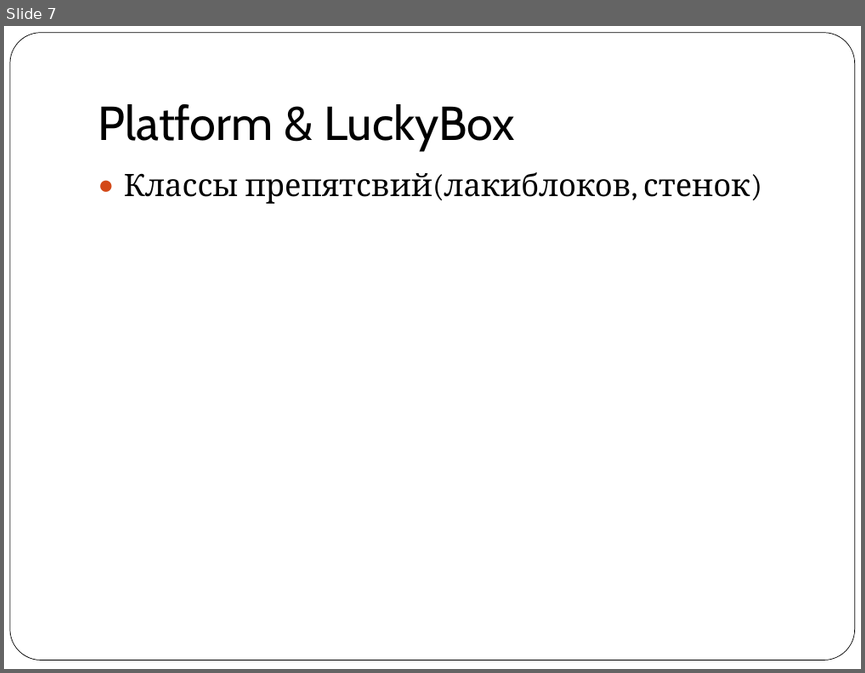
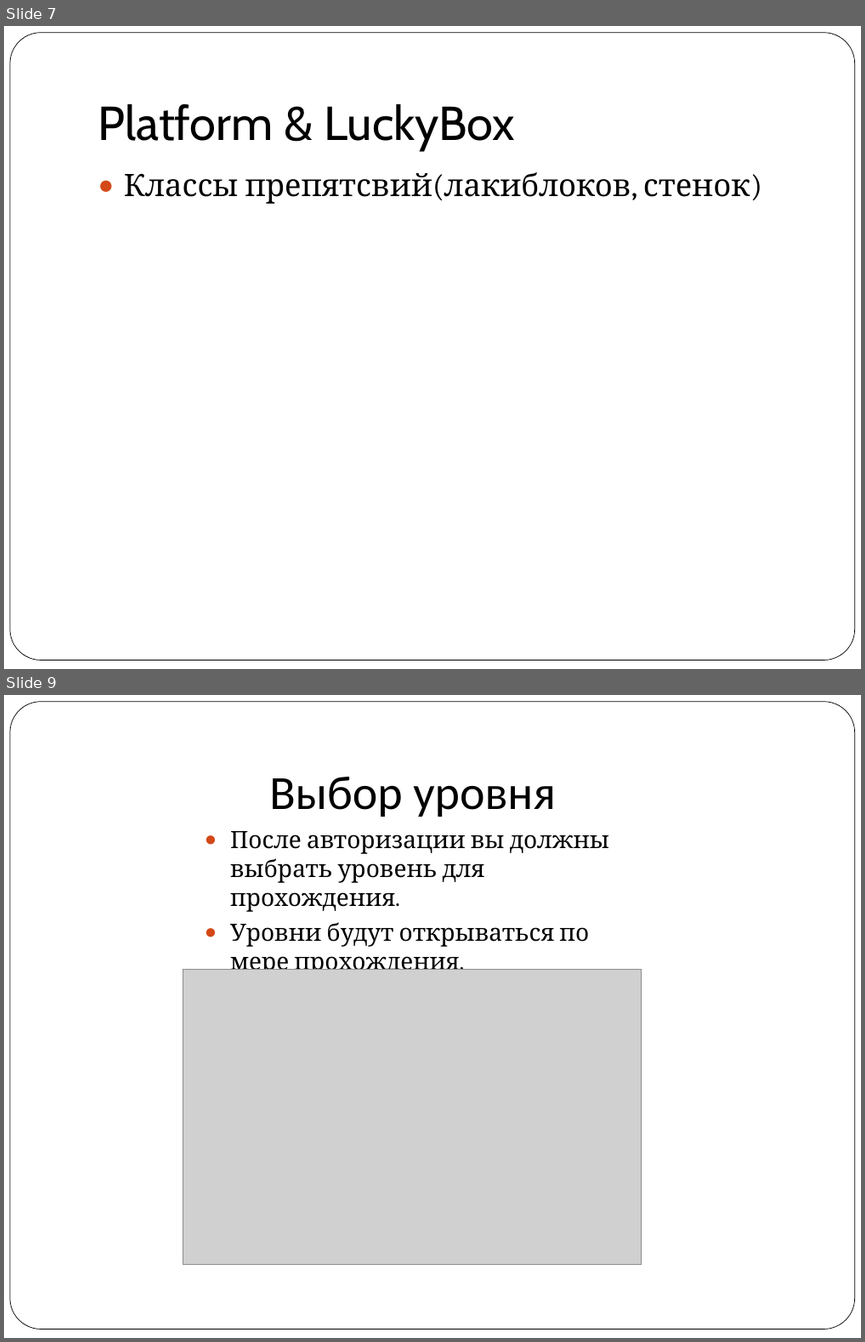
Before and after one commit to vitaly06/SuperMario, a slide deck: piton.ppt. Shown one above the other, each under a label of ours: slide 7 before the commit, slides 7 and 9 after it; the slides between them are not shown. The pictures are 865x673 and 865x1342 pixels, drawn with LibreOffice and Linux fonts; fonts in the diff are those of the drawing; grey boxes stand for pictures. Boxes give left, top, right and bottom in pixels: in the first picture for what was removed or moved away, otherwise in the second. Text is boxed around its words. In the diff, an @@ line names an element or a change of style, - is before the commit and + after.

```diff
--- a/piton.ppt
+++ b/piton.ppt
@@ slide 9 added at <box>4,695,861,1338</box>, background #FFFFFF; not listed: 1 template element that a slide beside it also shows @@
@@ title added at <box>269,777,555,817</box>, 40 pt, text #000000 @@
+Выбор уровня
@@ text added at <box>230,831,609,975</box>, 20 pt, text #000000 @@
+● После авторизации вы должны выбрать уровень для прохождения.
+● Уровни будут открываться по мере прохождения.
@@ picture added at <box>183,970,642,1265</box> @@
```
Also in this commit, not shown: 2 slides changed, 3 other slides added, 8 slides removed, 9 other files.
